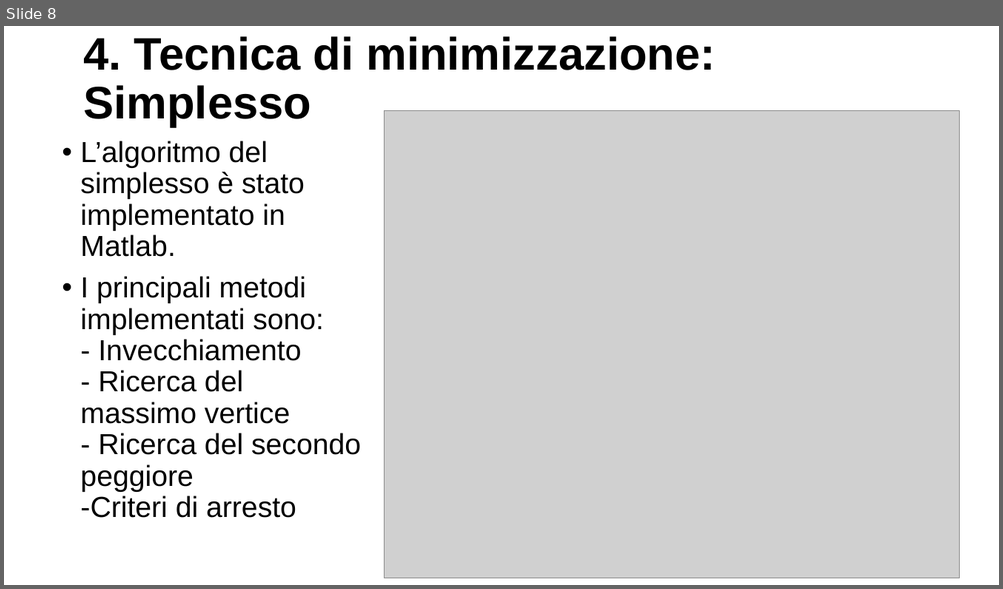
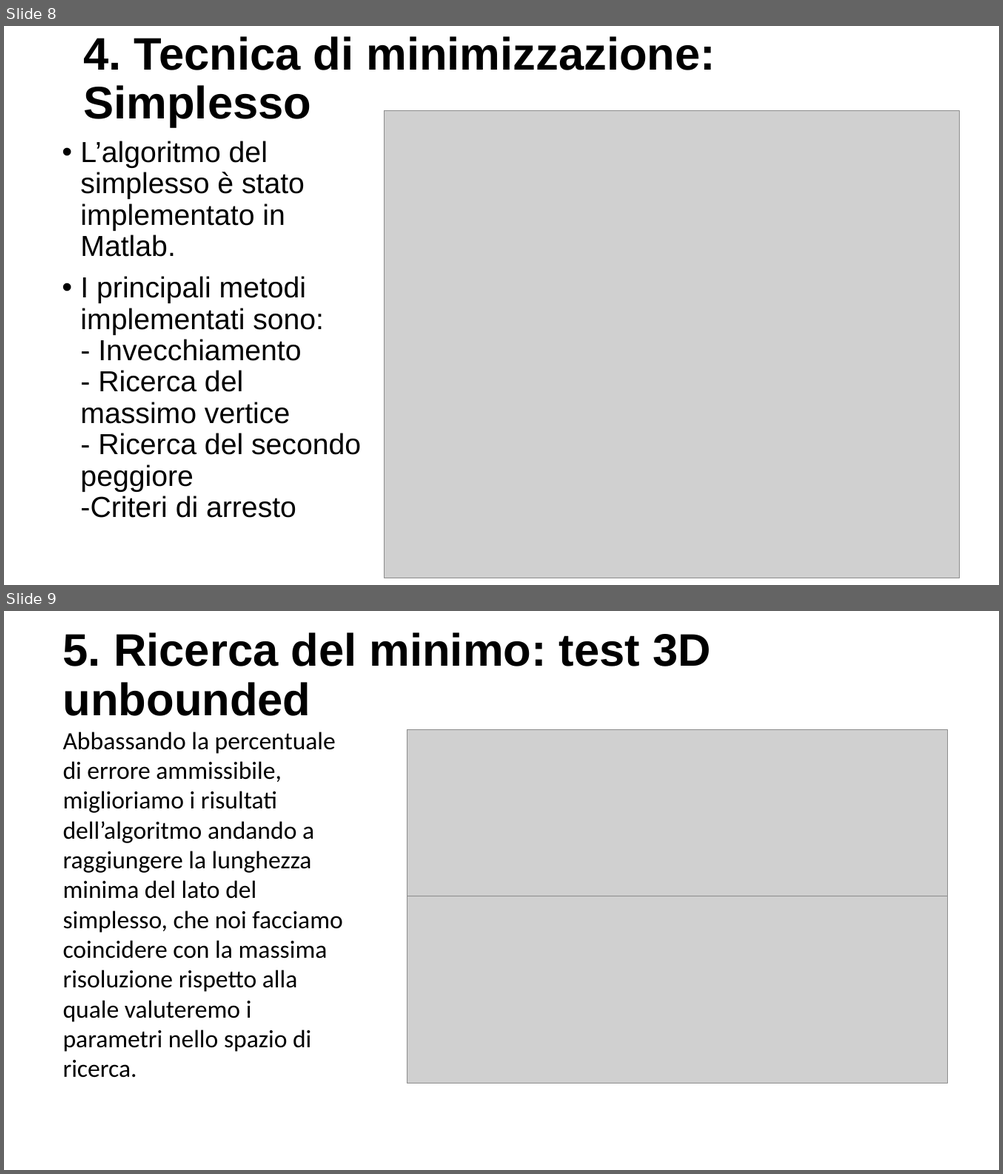
Before and after one commit to BernardoGiordano/NelderMeadMethod, a slide deck: presentazione progetto/Presentazione martone MOTT.pptx. Shown one above the other, each under a label of ours: slide 8 before the commit, slides 8 and 9 after it. The pictures are 1003x589 and 1003x1174 pixels, drawn with LibreOffice and Linux fonts; fonts in the diff are those of the drawing; grey boxes stand for pictures; background and template pictures are left out. Boxes give left, top, right and bottom in pixels: in the first picture for what was removed or moved away, otherwise in the second. Text is boxed around its words. In the diff, an @@ line names an element or a change of style, - is before the commit and + after.

```diff
--- a/presentazione progetto/Presentazione martone MOTT.pptx
+++ b/presentazione progetto/Presentazione martone MOTT.pptx
@@ slide 9 added at [4,611,999,1170], background picture (left out) @@
@@ title added at [63,632,711,716], 44 pt, text #000000, bold @@
+5. Ricerca del minimo: test 3D unbounded
@@ text added at [63,732,342,1078], 24 pt, text #000000 @@
+Abbassando la percentuale di errore ammissibile, miglioriamo i risultati dell’algoritmo andando a raggiungere la lunghezza minima del lato del simplesso, che noi facciamo coincidere con la massima risoluzione rispetto alla quale valuteremo i parametri nello spazio di ricerca.
@@ picture added at [407,730,947,897] @@
@@ picture added at [407,896,947,1083] @@
```
Also in this commit, not shown: 1 other slide added, 1 slide removed.
